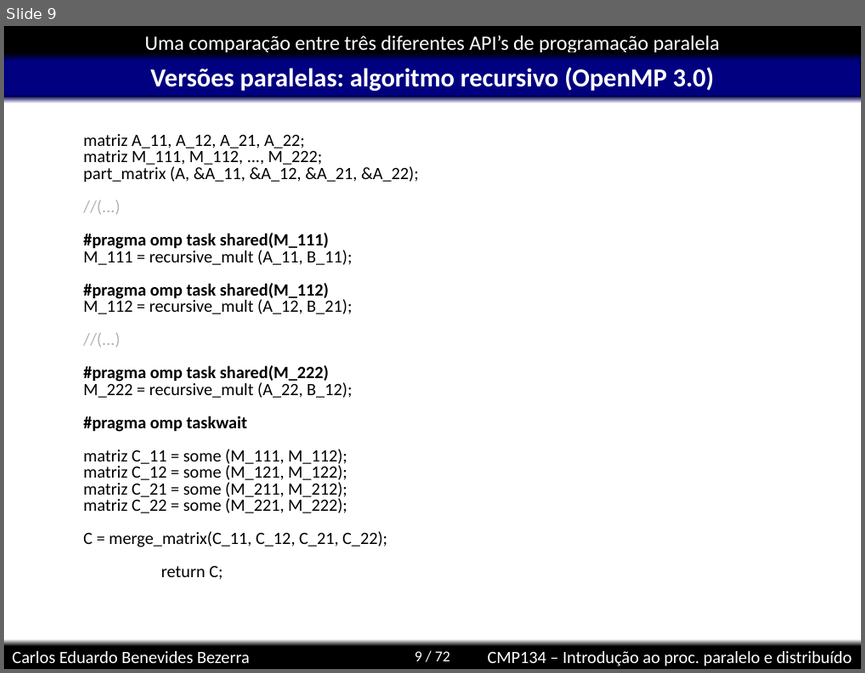
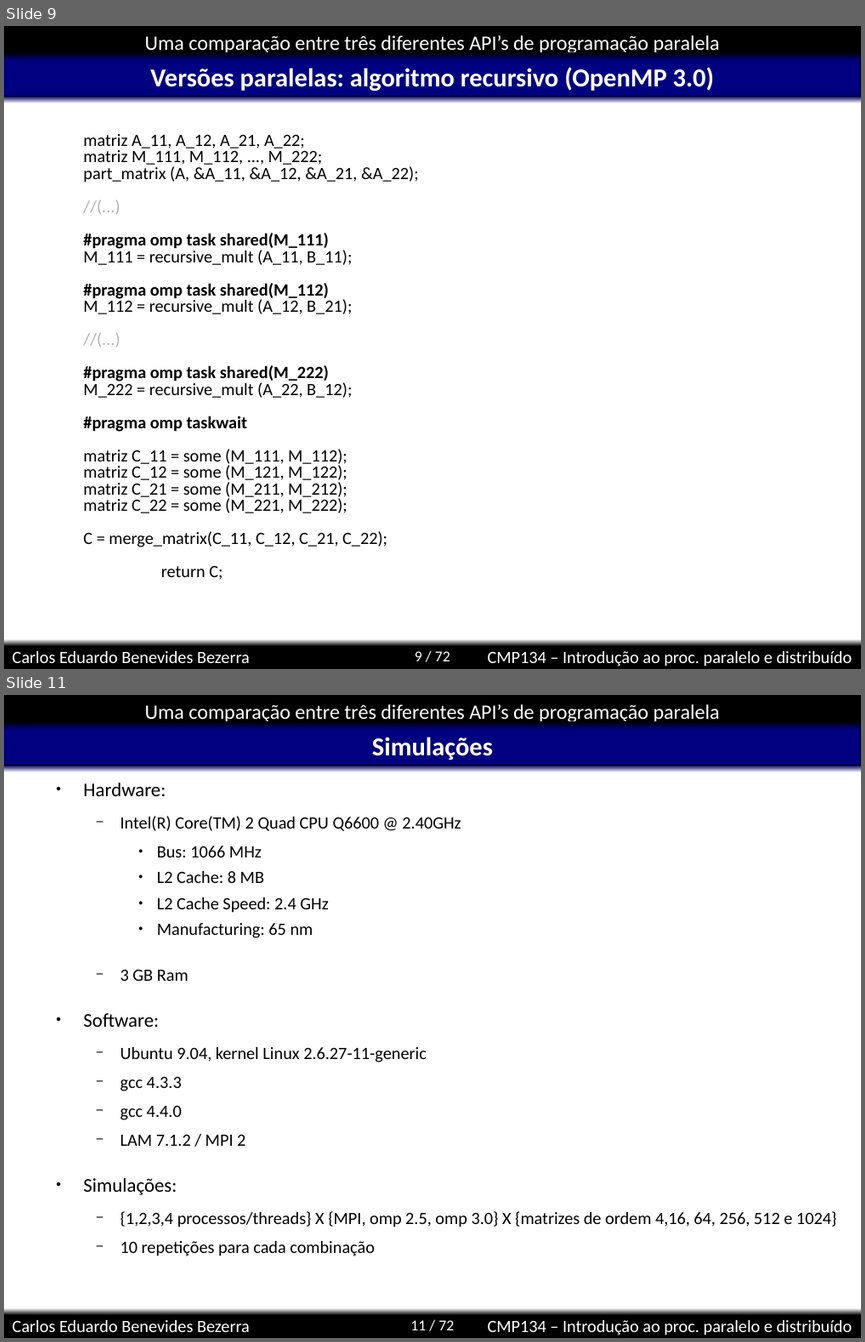
Before and after one commit to kdubezerra/kdubezerra, a slide deck: disciplinas/cmp134/mmat/mmat.ppt. Shown one above the other, each under a label of ours: slide 9 before the commit, slides 9 and 11 after it; the slides between them are not shown. The pictures are 865x673 and 865x1342 pixels, drawn with LibreOffice and Linux fonts; fonts in the diff are those of the drawing; background and template pictures are left out. Boxes give left, top, right and bottom in pixels: in the first picture for what was removed or moved away, otherwise in the second. Text is boxed around its words. In the diff, an @@ line names an element or a change of style, - is before the commit and + after.

```diff
--- a/disciplinas/cmp134/mmat/mmat.ppt
+++ b/disciplinas/cmp134/mmat/mmat.ppt
@@ slide 11 added at bbox=[4, 695, 861, 1338], background #FFFFFF; not listed: 8 template elements that a slide beside it also shows @@
@@ title added at bbox=[372, 737, 493, 760], 24 pt, text #FFFFFF, bold @@
+Simulações
@@ text added at bbox=[83, 783, 836, 1256], 16 pt, text #000000 @@
+● Hardware:
+  − Intel(R) Core(TM) 2 Quad CPU Q6600 @ 2.40GHz
+    ● Bus: 1066 MHz
+    ● L2 Cache: 8 MB
+    ● L2 Cache Speed: 2.4 GHz
+    ● Manufacturing: 65 nm
+  − 3 GB Ram
+● Software:
+  − Ubuntu 9.04, kernel Linux 2.6.27-11-generic
+  − gcc 4.3.3
+  − gcc 4.4.0
+  − LAM 7.1.2 / MPI 2
+● Simulações:
+  − {1,2,3,4 processos/threads} X {MPI, omp 2.5, omp 3.0} X {matrizes de ordem 4,16, 64, 256, 512 e 1024}
+  − 10 repetições para cada combinação
```
Also in this commit, not shown: 1 slide changed, 2 other slides added, 11 other files.
